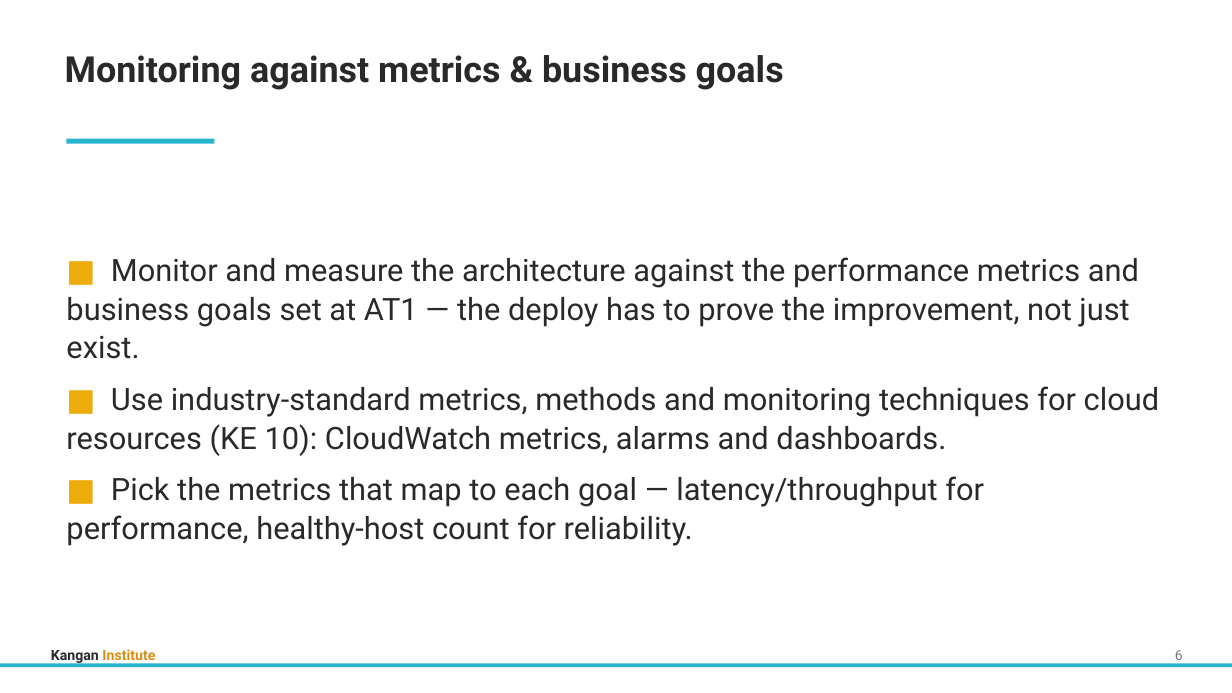
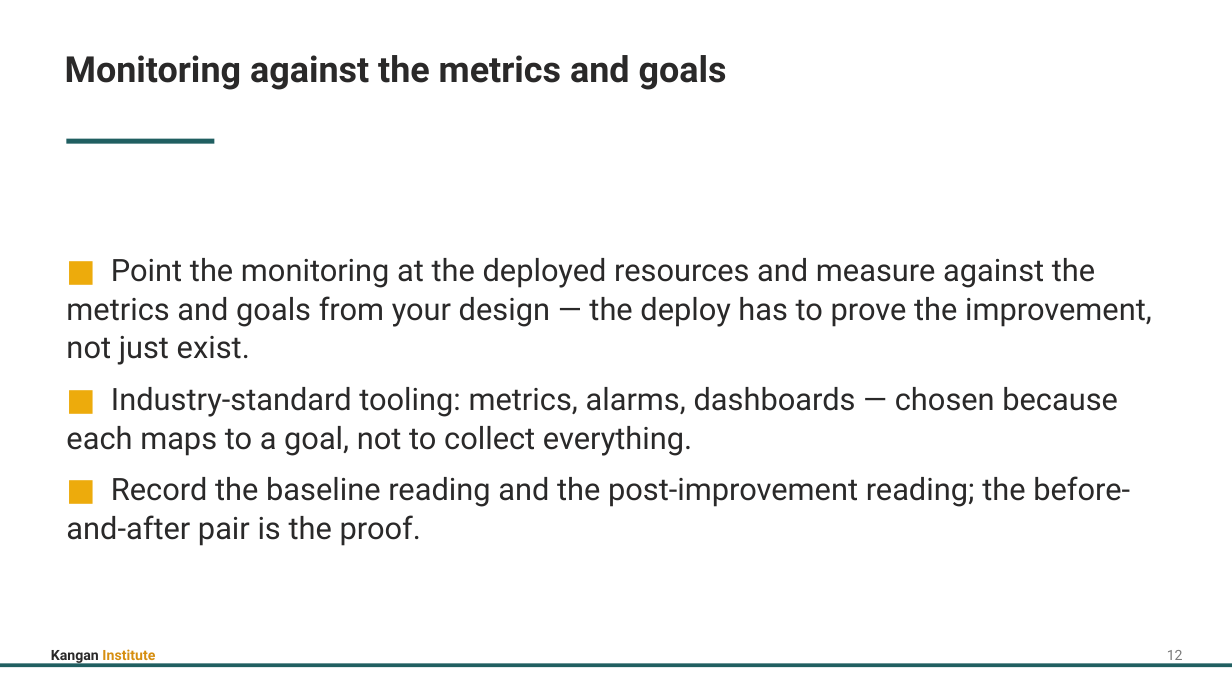
Before and after one commit to Digital-Initiatives-Kangan-Institute/diploma-cloud-cyber-content-s1, a slide deck: slide 16 of S1-CL3-Cloud-Infrastructure-Improvement/delivery/topic_07/Topic_07_Slides.pptx (slide 9 before the commit). Drawn at 1232x693 pixels with LibreOffice and Linux fonts; fonts in the diff are those of the drawing. Boxes give left, top, right and bottom in pixels: in the first picture for what was removed or moved away, otherwise in the second. Text is boxed around its words. In the diff, an @@ line names an element or a change of style, - is before the commit and + after.

```diff
--- a/S1-CL3-Cloud-Infrastructure-Improvement/delivery/topic_07/Topic_07_Slides.pptx
+++ b/S1-CL3-Cloud-Infrastructure-Improvement/delivery/topic_07/Topic_07_Slides.pptx
@@ text at (x1=65, y1=55, x2=727, y2=90): text changed @@
-Monitoring against metrics & business goals
+Monitoring against the metrics and goals
@@ rectangle at (x1=67, y1=139, x2=214, y2=144): fill #27B5CE to #205F61 @@
@@ text at (x1=66, y1=258, x2=1152, y2=546): text changed @@
-■ Monitor and measure the architecture against the performance metrics and business goals set at AT1 — the deploy has to prove the improvement, not just exist.
-■ Use industry-standard metrics, methods and monitoring techniques for cloud resources (KE 10): CloudWatch metrics, alarms and dashboards.
-■ Pick the metrics that map to each goal — latency/throughput for performance, healthy-host count for reliability.
+■ Point the monitoring at the deployed resources and measure against the metrics and goals from your design — the deploy has to prove the improvement, not just exist.
+■ Industry-standard tooling: metrics, alarms, dashboards — chosen because each maps to a goal, not to collect everything.
+■ Record the baseline reading and the post-improvement reading; the before-and-after pair is the proof.
@@ text at (x1=1167, y1=650, x2=1183, y2=665): text changed @@
-6
+12
@@ rectangle at (x1=0, y1=664, x2=1232, y2=667): fill #27B5CE to #205F61 @@
```
Also in this commit, not shown: 14 other slides changed, 13 slides added, 2 slides removed, 41 other files.
